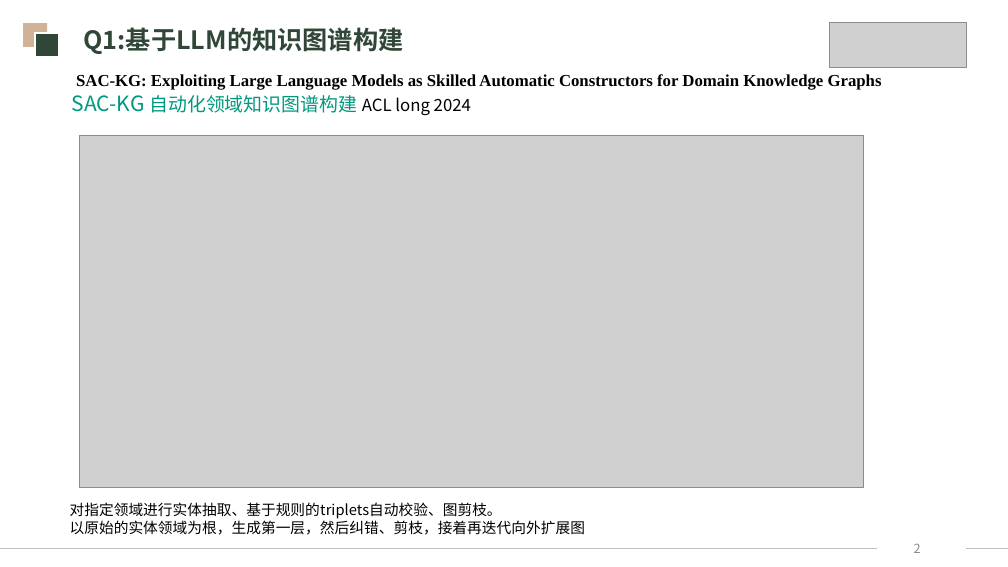
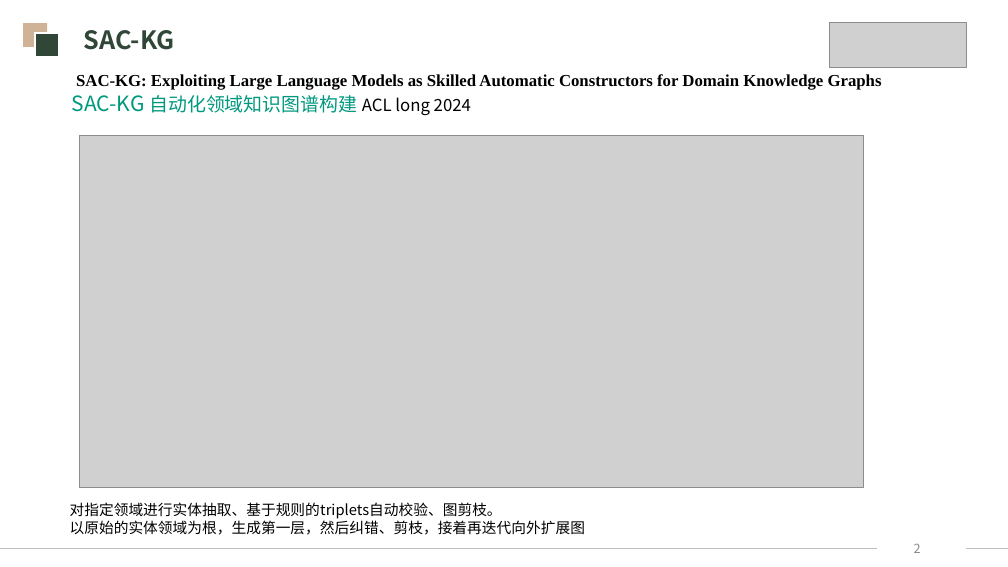
Before and after one commit to NKKCCB/Rec-Home, a slide deck: slide 7 of paper/LLM进行KG构建.pptx. Drawn at 1008x567 pixels with LibreOffice and Linux fonts; fonts in the diff are those of the drawing; grey boxes stand for pictures. Boxes give left, top, right and bottom in pixels: in the first picture for what was removed or moved away, otherwise in the second. Text is boxed around its words. In the diff, an @@ line names an element or a change of style, - is before the commit and + after.

```diff
--- a/paper/LLM进行KG构建.pptx
+++ b/paper/LLM进行KG构建.pptx
@@ text at (84,30,175,50): text changed @@
-Q1:基于LLM的知识图谱构建
+SAC-KG
```
Also in this commit, not shown: 1 slide added, 5 other files.
